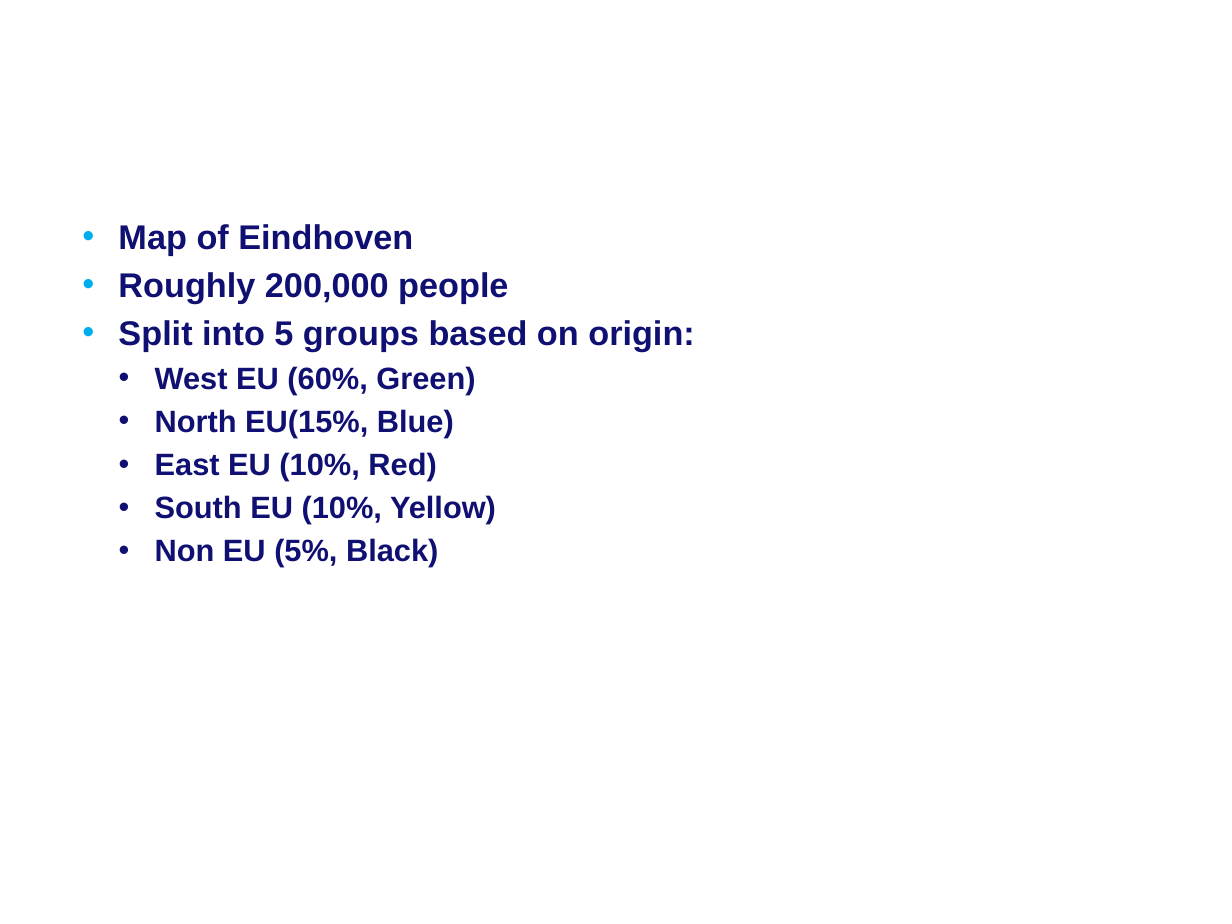
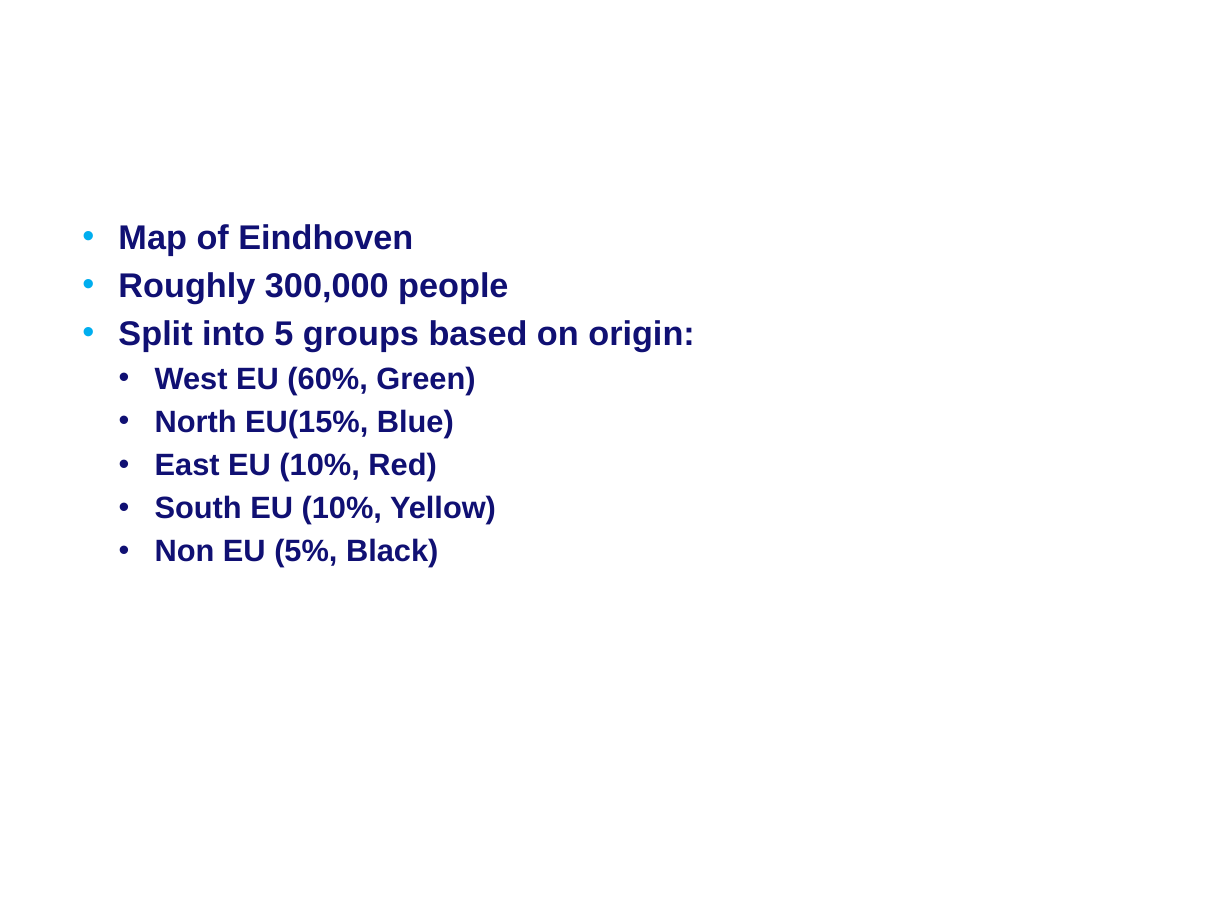
Before and after one commit to radualex/GeographicAlgsProject, a slide deck: slide 3 of GA_Group7_DotMap Final Preposition.pptx. Drawn at 1232x924 pixels with LibreOffice and Linux fonts; fonts in the diff are those of the drawing; background and template pictures are left out. Boxes give left, top, right and bottom in pixels: in the first picture for what was removed or moved away, otherwise in the second. Text is boxed around its words. In the diff, an @@ line names an element or a change of style, - is before the commit and + after.

```diff
--- a/GA_Group7_DotMap Final Preposition.pptx
+++ b/GA_Group7_DotMap Final Preposition.pptx
@@ text at bbox=[118, 272, 508, 304]: text changed @@
-• Roughly 200,000 people
+• Roughly 300,000 people
```
Also in this commit, not shown: 14 other slides changed, 1 slide added.
